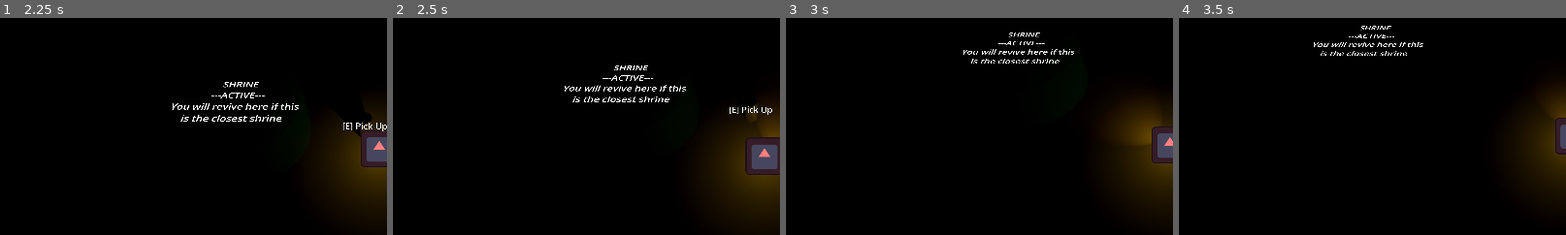
Above: before the commit, frames 1-4 (left to right).
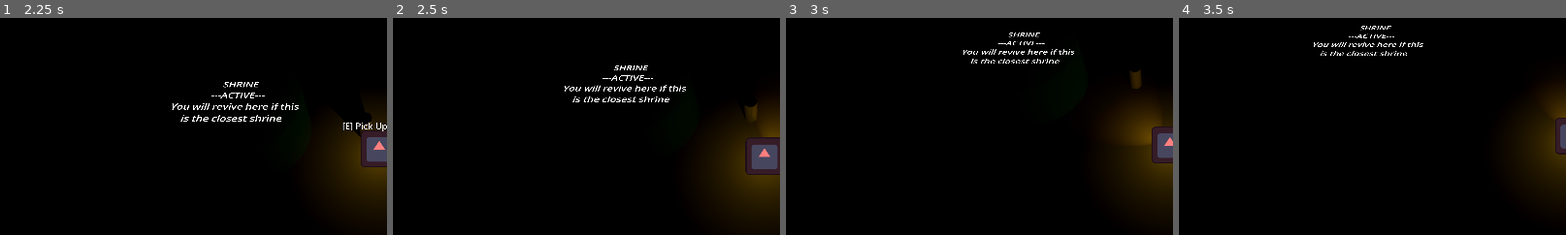
Above: after the commit, the same moments.

Repository: Rusty-Rat-Studios/dead-living-and-dying
Game: Godot game, scene res://game.tscn
Two runs of this game, one before a commit and one after it. Both use one fixed random seed, a clock stepped at 60 frames per second and the inputs below. The engine's default icon, where the game draws it, is replaced by a stand-in: a white triangle on a blue panel in a dark square.
Inputs (mouse positions are % of the whole screen's width and height, from its top left):
- Up to frame 1 (2.25 s): click "START" at 0.5 s; tap Enter at 1.25 s; move the mouse to (72, 45) at 1.27 s; hold Right (ui_right) 1.28-2.03 s; tap E (interact) at 1.35 s; tap Keypad Enter (ui_accept) at 1.52 s; move the mouse to (30, 55) at 2.02 s; hold Down (ui_down) from 2.03 s (still down); tap Tab at 2.1 s
- Up to frame 2 (2.5 s): keep holding Down (ui_down); tap Keypad Enter (ui_accept) at 2.27 s
- Up to frame 3 (3 s): move the mouse to (60, 28) at 2.77 s; release Down (ui_down) at 2.78 s; hold Right (ui_right) from 2.78 s (still down); tap E (interact) at 2.85 s
- Up to frame 4 (3.5 s): keep holding Right (ui_right)
The pictures show only the part of the screen within x 3-53%, y 23-73%; the shares and areas given below are measured in that part.

Frame 1 is identical in both runs. In frame 2, 0.2% of the frame differs, in the area x 86-98%, y 40-45%; in frame 3, 0.2%, in the area x 88-92%, y 23-33%; in frame 4, nothing differs.

Commit message:
Add missing signal connection

Diff:
--- a/items/key_item.gd
+++ b/items/key_item.gd
@@ -17,6 +17,7 @@
 # Called when the node enters the scene tree for the first time.
 func _ready() -> void:
 	$PlayerDetector.body_entered.connect(_on_body_entered)
+	$PlayerDetector.body_exited.connect(_on_body_exited)
 	$Interactable.input_detected.connect(_on_interaction)
 
 	reset()
